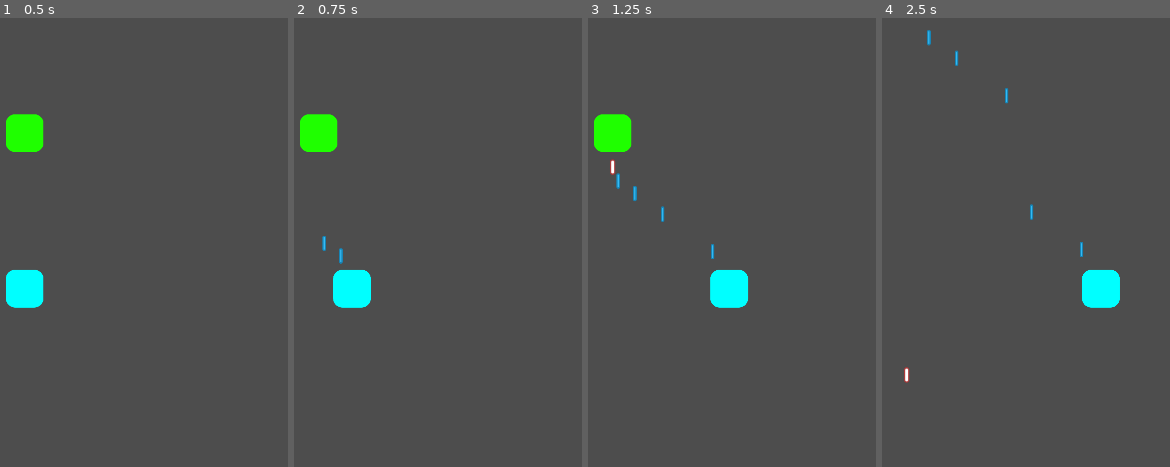
Above: before the commit, frames 1-4 (left to right).
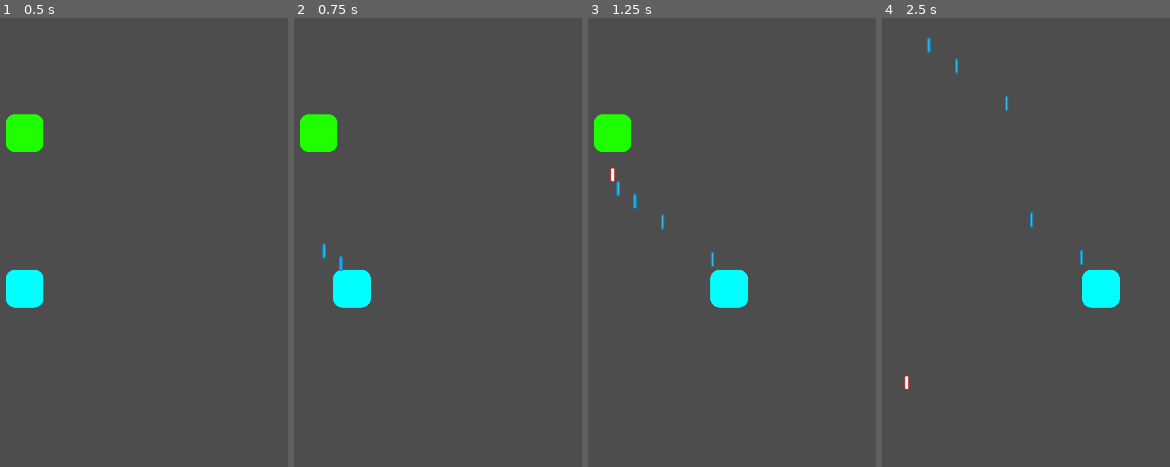
Above: after the commit, the same moments.

Repository: michael-j-coyne/space-defense
Game: Godot game, scene res://scenes/main.tscn
Same seed, same stepped clock (60 frames per second), same inputs: the game is played once before the commit and once after it.
Inputs (mouse positions are in pixels of both pictures, inside the frame that each line leads up to):
- Up to frame 1 (0.5 s): no input
- Up to frame 2 (0.75 s): tap Enter (ui_accept) at 0.5, 0.6 s; move the mouse to (outside the picture) at 0.52 s; hold Right (ui_right) from 0.53 s (still down); click (outside the picture) at 0.67 s
- Up to frame 3 (1.25 s): keep holding Right (ui_right); tap Enter (ui_accept) at 0.77, 1.07 s
- Up to frame 4 (2.5 s): release Right (ui_right) at 1.25 s; drag from (948, 264) to (907, 134) at 1.27 s; tap Enter (ui_accept) at 2, 2.3 s; move the mouse to (outside the picture) at 2.02 s; hold Right (ui_right) from 2.03 s (still down); tap Alt at 2.1 s

Frame 1 is identical in both runs. In frame 2, 0.1% of the frame differs, in the area x 9-18%, y 48-57%; in frame 3, 0.3%; in frame 4, 0.3%, in the area x 7-70%, y 2-83%.

Commit message:
Revert "Translate the projectile when shot from gun"
This reverts commit 95e4074ee344f4b2fa7db10dc7625cabfb45387e.

Diff:
--- a/components/gun_component.gd
+++ b/components/gun_component.gd
@@ -12,9 +12,7 @@
 	projectile.attack = attack
 	projectile.speed = projectile_speed
 	projectile.direction = direction
-
-	var translation_vector = Vector2(0, 0.5) * projectile.get_size()
-	projectile.global_position = global_position - translation_vector
+	projectile.global_position = global_position
 
 	get_node("/root").add_child(projectile)
 
--- a/test/unit/components/test_gun_component.gd
+++ b/test/unit/components/test_gun_component.gd
@@ -12,11 +12,7 @@
 	gun.position = Vector2(0.0, 500)
 	var projectile = gun.shoot(direction)
 
-	# Note: the code in this test is a duplication of the code in GunComponent.
-	# is this okay or is this a bad sign?
-	var translation_vector = Vector2(0, 0.5) * projectile.get_size()
-
-	assert_eq(projectile.position, gun.position - translation_vector)
+	assert_eq(projectile.position, gun.position)
 	assert_eq(projectile.direction, direction)
 	assert_eq(projectile.speed, gun.projectile_speed)
 	assert_eq(projectile.attack.damage, gun.damage)
